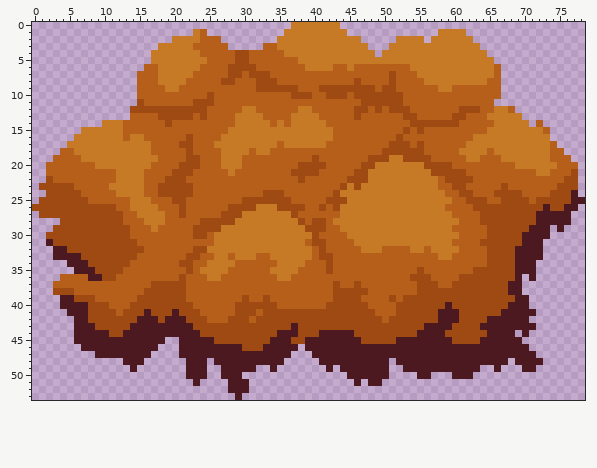
Edited in one commit: pixel-art file (Assets/Sprites/Props/tree-autumn-leaves-0.ase). That is the earlier state.
79x54 pixels, 1 frame.
After:
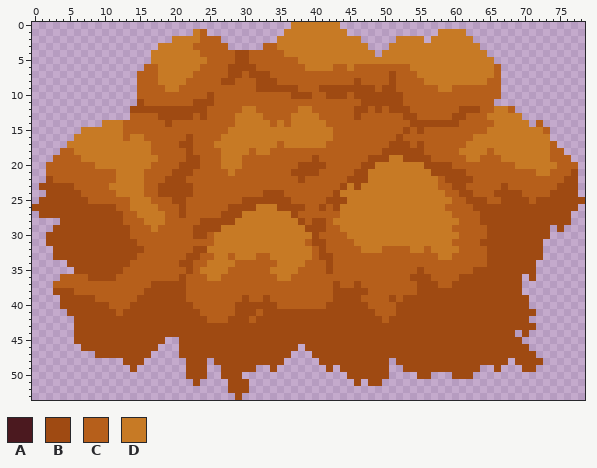
Palette (. is transparent): A #4b191f  B #9f4a12  C #b65f1b  D #c77a25
The exact change:
The edit turns colour A into colour B in row 24 at x 77; in row 25 at x 77 to 78; in row 26 at x 73 and 76 to 77; in rows 27 to 28 at x 72 to 76; in row 29 at x 71 to 73 and 75; in row 30 at x 70 to 73.
The edit turns colour A into colour B in row 31 at x 2 and 70 to 72; in row 32 at x 3 to 4 and 69 to 72; in row 33 at x 3 to 6 and 69 to 72; in row 34 at x 5 to 7 and 69 to 71; in row 35 at x 6 to 8 and 69 to 71; in row 36 at x 8 to 9, 69 and 71.
The edit turns colour A into colour B in rows 37 to 38 at x 68 to 69; in row 39 at x 4 to 5 and 69 to 70; in row 40 at x 4 to 7, 59 and 68 to 70; in row 41 at x 5 to 7, 16, 20, 58 to 60 and 67 to 71; in row 42 at x 6 to 7, 15 to 17, 19 to 21, 58 to 60 and 65 to 70; in row 43 at x 6 to 8, 14 to 22, 37, 56 to 59 and 64 to 71.
The edit turns colour A into colour B in row 44 at x 6 to 10, 13 to 23, 35 to 37, 41 to 45, 55 to 58, 65 to 68 and 70; in row 45 at x 6 to 18, 21 to 25, 34 to 36, 39 to 46, 52 to 59 and 64 to 69; in row 46 at x 7 to 17, 21 to 29, 33 to 37 and 39 to 70; in row 47 at x 9 to 16, 21 to 36 and 40 to 71; in row 48 at x 13 to 15, 22 to 24, 26 to 35, 41 to 50, 52 to 67 and 69 to 72; in row 49 at x 14, 22 to 24, 27 to 31, 34, 42, 44 to 50, 53 to 63, 66 and 70 to 71.
The edit turns colour A into colour B in row 50 at x 22 to 24, 27 to 29, 45 to 50, 55 to 56 and 60 to 62; in row 51 at x 23, 28 to 30, 46 and 48 to 49; in row 52 at x 28 to 30; in row 53 at x 29.
